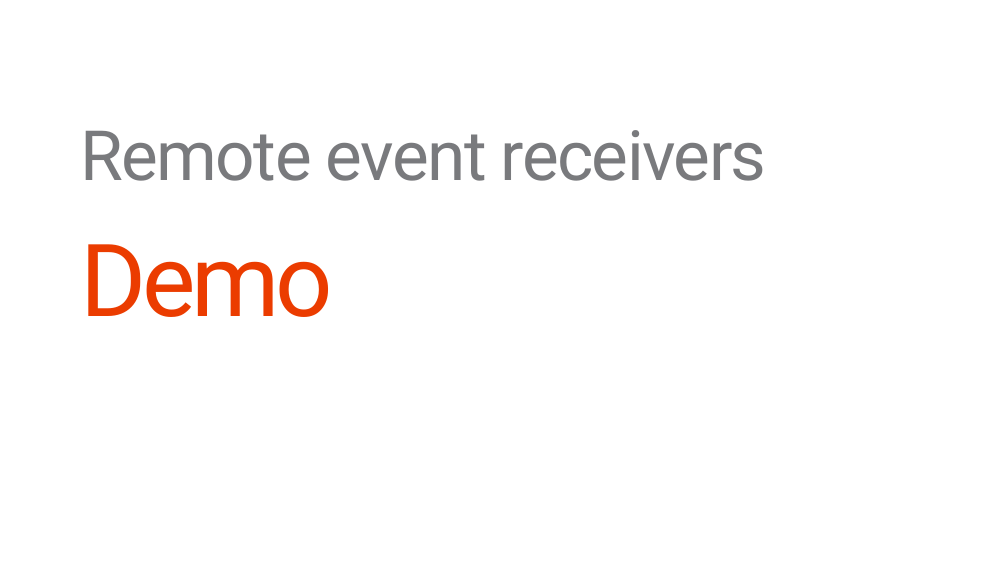
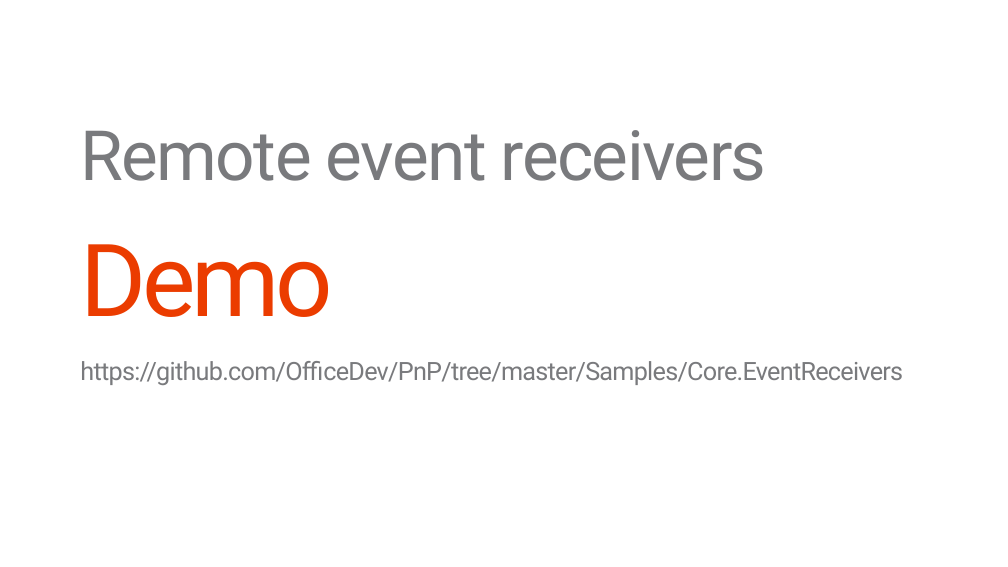
Before and after one commit to OfficeDev/TrainingContent, a slide deck: slide 28 of O3658/05 Using Remote Event Receivers and Remote Timer Jobs/5_RemoteTimersEvents.pptx. Drawn at 1008x567 pixels with LibreOffice and Linux fonts; fonts in the diff are those of the drawing; background and template pictures are left out. Boxes give left, top, right and bottom in pixels: in the first picture for what was removed or moved away, otherwise in the second. Text is boxed around its words. In the diff, an @@ line names an element or a change of style, - is before the commit and + after.

```diff
--- a/O3658/05 Using Remote Event Receivers and Remote Timer Jobs/5_RemoteTimersEvents.pptx
+++ b/O3658/05 Using Remote Event Receivers and Remote Timer Jobs/5_RemoteTimersEvents.pptx
@@ subtitle added at box(80, 361, 903, 385), 24 pt, text #797A7D @@
+https://github.com/OfficeDev/PnP/tree/master/Samples/Core.EventReceivers
```
Also in this commit, not shown: 8 other slides changed.
